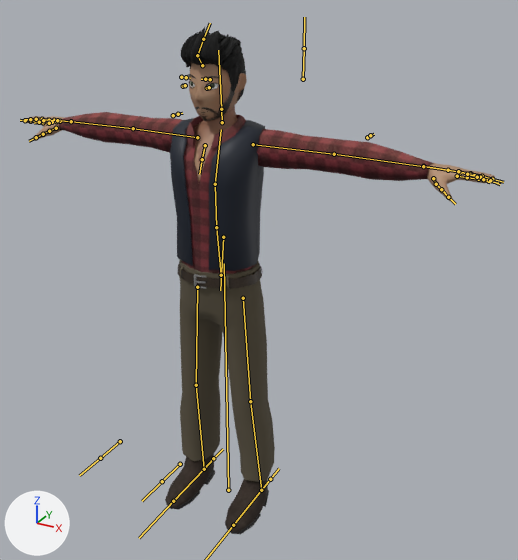
An edit to the FBX model Assets/_Visual/Character/NPC/Joca/CH - Joca.fbx, drawn before and after from the same camera.
The view is the same before and after, from a 50 mm lens placed at (1.276, -2.057, 2.025), pointed at (0.14, 0.009, 0.992). The lights are fixed; the arrows at lower left show +X, +Y and +Z. The bones that bend it are drawn over the model as lines.

Objects in the first picture: 'Arms', 'Body', 'Hair_Bands'.
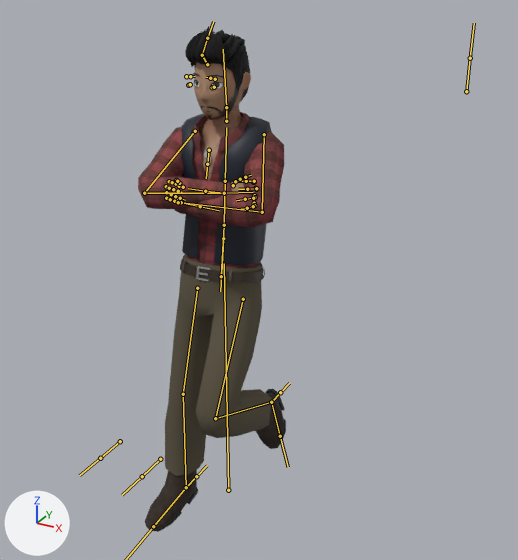
The newer file adds an action. The first version stands in its rest pose; the second is drawn at frame 160 of the action 'Armature|Idle2'.

Changed parts and their boxes (x1, y1, x2, y2) in the pictures (518 x 560 px):
'Body', posed (28% wider)
    before: (165, 106, 275, 534)
    after: (145, 105, 286, 532)
'Arms', posed (69% narrower, 12% taller)
    before: (24, 112, 495, 201)
    after: (138, 127, 284, 227)
'Hair_Bands', posed
    before: (181, 27, 247, 121)
    after: (185, 26, 251, 120)
bone 'Hips', root to tip
    before: (221, 275) to (216, 227)
    after: (221, 276) to (224, 225)
bone 'Waist', root to tip
    before: (216, 227) to (215, 184)
    after: (224, 225) to (225, 181)
bone 'Chest', root to tip
    before: (215, 184) to (221, 129)
    after: (225, 181) to (226, 127)
bone 'Neck', root to tip
    before: (222, 122) to (221, 109)
    after: (226, 121) to (226, 107)
bone 'Arm.L', root to tip
    before: (253, 144) to (334, 154)
    after: (264, 134) to (262, 212)
bone 'Forearm.L', root to tip
    before: (334, 154) to (423, 166)
    after: (262, 212) to (181, 202)
bone 'Hand.L', root to tip
    before: (423, 166) to (457, 171)
    after: (181, 202) to (167, 191)
bone 'Index.Metacarpal.L', root to tip
    before: (457, 176) to (467, 177)
    after: (169, 181) to (172, 182)
bone 'Middle.Metacarpal.L', root to tip
    before: (460, 172) to (470, 173)
    after: (166, 186) to (169, 188)
bone 'Ring.Metacarpal.L', root to tip
    before: (458, 171) to (469, 174)
    after: (166, 192) to (171, 194)
bone 'Pinky.Metacarpal.L', root to tip
    before: (458, 171) to (467, 174)
    after: (166, 198) to (170, 199)
bone 'Thumb.Metacarpal.L', root to tip
    before: (433, 178) to (436, 184)
    after: (183, 187) to (179, 183)
bone 'Thumb.Distal.L', root to tip
    before: (441, 189) to (448, 197)
    after: (176, 180) to (177, 181)
bone 'Arm.R', root to tip
    before: (197, 137) to (133, 128)
    after: (195, 131) to (144, 193)
bone 'Forearm.R', root to tip
    before: (133, 128) to (71, 121)
    after: (144, 193) to (224, 193)
bone 'Hand.R', root to tip
    before: (71, 121) to (52, 120)
    after: (224, 193) to (253, 192)
bone 'Index.Metacarpal.R', root to tip
    before: (43, 122) to (37, 121)
    after: (253, 182) to (254, 182)
bone 'Index.Middle.R', root to tip
    before: (37, 121) to (30, 121)
    after: (254, 182) to (254, 181)
bone 'Index.Distal.R', root to tip
    before: (30, 121) to (25, 120)
    after: (254, 181) to (246, 181)
bone 'Middle.Metacarpal.R', root to tip
    before: (48, 120) to (42, 119)
    after: (255, 188) to (256, 189)
bone 'Middle.Middle.R', root to tip
    before: (42, 119) to (36, 119)
    after: (256, 189) to (256, 188)
bone 'Middle.Distal.R', root to tip
    before: (36, 119) to (30, 119)
    after: (256, 188) to (247, 189)
bone 'Ring.Metacarpal.R', root to tip
    before: (54, 120) to (49, 120)
    after: (254, 195) to (255, 197)
bone 'Ring.Middle.R', root to tip
    before: (49, 120) to (43, 120)
    after: (255, 197) to (253, 198)
bone 'Ring.Distal.R', root to tip
    before: (43, 120) to (39, 122)
    after: (253, 198) to (245, 199)
bone 'Pinky.Metacarpal.R', root to tip
    before: (60, 121) to (56, 121)
    after: (254, 203) to (254, 205)
bone 'Pinky.Middle.R', root to tip
    before: (56, 121) to (52, 122)
    after: (254, 205) to (253, 206)
bone 'Pinky.Distal.R', root to tip
    before: (52, 122) to (49, 123)
    after: (253, 206) to (247, 208)
bone 'Necklace', root to tip
    before: (205, 145) to (202, 159)
    after: (209, 150) to (207, 164)
bone 'Thigh.L', root to tip
    before: (243, 298) to (250, 401)
    after: (243, 299) to (215, 418)
bone 'Leg.L.001', root to tip
    before: (250, 401) to (261, 490)
    after: (215, 418) to (271, 402)
bone 'Foot.L', root to tip
    before: (261, 490) to (233, 525)
    after: (271, 402) to (280, 436)
bone 'Thigh.R', root to tip
    before: (197, 287) to (196, 385)
    after: (197, 288) to (183, 394)
bone 'Leg.R.001', root to tip
    before: (196, 385) to (204, 469)
    after: (183, 394) to (186, 487)
bone 'Foot.R', root to tip
    before: (204, 469) to (173, 501)
    after: (186, 487) to (153, 526)

What the commit changed:
Bone 'Hips' (bone_hips) turns from (0, 0, 0) to (-15, 0, 0) degrees about its own x, y and z.
Bone 'Waist' (bone_waist) turns from (0, 0, 0) to (8, 0, 0) degrees about its own x, y and z.
Bone 'Chest' (bone_chest) turns from (0, 0, 0) to (16, 0, 0) degrees about its own x, y and z.
Bone 'Neck' (bone_neck) turns from (0, 0, 0) to (-9, 0, 0) degrees about its own x, y and z.
Bone 'Arm.L' (bone_arm_l) moves from (0.0, 0.0, 0.0) to (-0.023, 0.019, -0.003).
Bone 'Arm.L' (bone_arm_l) turns from (0, 0, 0) to (69, 36, -8) degrees about its own x, y and z.
Bone 'Forearm.L' (bone_forearm_l) turns from (0, 0, 0) to (99, 5, -4) degrees about its own x, y and z.
Bone 'Hand.L' (bone_hand_l) turns from (0, 0, 0) to (32, -15, -30) degrees about its own x, y and z.
Bone 'Index.Metacarpal.L' (bone_index_metacarpal_l) moves from (0.0, 0.0, 0.0) to (-0.001, -0.003, -0.006).
Bone 'Index.Metacarpal.L' (bone_index_metacarpal_l) turns from (0, 0, 0) to (-17, 0, -64) degrees about its own x, y and z.
Bone 'Middle.Metacarpal.L' (bone_middle_metacarpal_l) turns from (0, 0, 0) to (-17, 4, -62) degrees about its own x, y and z.
Bone 'Ring.Metacarpal.L' (bone_ring_metacarpal_l) moves from (0.0, 0.0, 0.0) to (0.001, 0.002, 0.006).
Bone 'Ring.Metacarpal.L' (bone_ring_metacarpal_l) turns from (0, 0, 0) to (-16, 6, -61) degrees about its own x, y and z.
Bone 'Pinky.Metacarpal.L' (bone_pinky_metacarpal_l) moves from (0.0, 0.0, 0.0) to (-0.004, 0.0, 0.013).
Bone 'Pinky.Metacarpal.L' (bone_pinky_metacarpal_l) turns from (0, 0, 0) to (-14, 9, -59) degrees about its own x, y and z.
Bone 'Thumb.Metacarpal.L' (bone_thumb_metacarpal_l) turns from (0, 0, 0) to (-61, -31, 53) degrees about its own x, y and z.
Bone 'Thumb.Distal.L' (bone_thumb_distal_l) turns from (0, 0, 0) to (-31, 0, 0) degrees about its own x, y and z.
Bone 'Arm.R' (bone_arm_r) moves from (0.0, 0.0, 0.0) to (0.017, 0.018, 0.024).
Bone 'Arm.R' (bone_arm_r) turns from (0, 0, 0) to (77, -29, 0) degrees about its own x, y and z.
Bone 'Forearm.R' (bone_forearm_r) turns from (0, 0, 0) to (112, -6, 4) degrees about its own x, y and z.
Bone 'Hand.R' (bone_hand_r) turns from (0, 0, 0) to (23, -8, 28) degrees about its own x, y and z.
Bone 'Index.Metacarpal.R' (bone_index_metacarpal_r) turns from (0, 0, 0) to (28, -10, 59) degrees about its own x, y and z.
Bone 'Index.Middle.R' (bone_index_middle_r) turns from (0, 0, 0) to (9, 24, 2) degrees about its own x, y and z.
Bone 'Index.Distal.R' (bone_index_distal_r) turns from (0, 0, 0) to (8, -21, 77) degrees about its own x, y and z.
Bone 'Middle.Metacarpal.R' (bone_middle_metacarpal_r) turns from (0, 0, 0) to (24, -16, 59) degrees about its own x, y and z.
Bone 'Middle.Middle.R' (bone_middle_middle_r) turns from (0, 0, 0) to (10, 24, 4) degrees about its own x, y and z.
Bone 'Middle.Distal.R' (bone_middle_distal_r) turns from (0, 0, 0) to (7, -22, 77) degrees about its own x, y and z.
Bone 'Ring.Metacarpal.R' (bone_ring_metacarpal_r) turns from (0, 0, 0) to (21, -22, 57) degrees about its own x, y and z.
Bone 'Ring.Middle.R' (bone_ring_middle_r) turns from (0, 0, 0) to (13, 22, 7) degrees about its own x, y and z.
Bone 'Ring.Distal.R' (bone_ring_distal_r) turns from (0, 0, 0) to (0, -25, 78) degrees about its own x, y and z.
Bone 'Pinky.Metacarpal.R' (bone_pinky_metacarpal_r) turns from (0, 0, 0) to (16, -27, 57) degrees about its own x, y and z.
Bone 'Pinky.Middle.R' (bone_pinky_middle_r) turns from (0, 0, 0) to (15, 21, 8) degrees about its own x, y and z.
Bone 'Pinky.Distal.R' (bone_pinky_distal_r) turns from (0, 0, 0) to (-5, -29, 78) degrees about its own x, y and z.
Bone 'Necklace' (bone_necklace) moves from (0.0, 0.0, 0.0) to (0.0, 0.006, -0.015).
Bone 'Necklace' (bone_necklace) turns from (0, 0, 0) to (0, 1, 1) degrees about its own x, y and z.
Bone 'Thigh.L' (bone_thigh_l) turns from (0, 0, 0) to (-4, 11, 40) degrees about its own x, y and z.
Bone 'Leg.L.001' (bone_leg_l_001) turns from (0, 0, 0) to (15, 17, -97) degrees about its own x, y and z.
Bone 'Foot.L' (bone_foot_l) turns from (0, 0, 0) to (-7, -3, -49) degrees about its own x, y and z.
Bone 'Thigh.R' (bone_thigh_r) turns from (0, 0, 0) to (-1, 1, -11) degrees about its own x, y and z.
Bone 'Leg.R.001' (bone_leg_r_001) turns from (0, 0, 0) to (1, 0, 5) degrees about its own x, y and z.
Bone 'Foot.R' (bone_foot_r) turns from (0, 0, 0) to (0, 0, 13) degrees about its own x, y and z.
